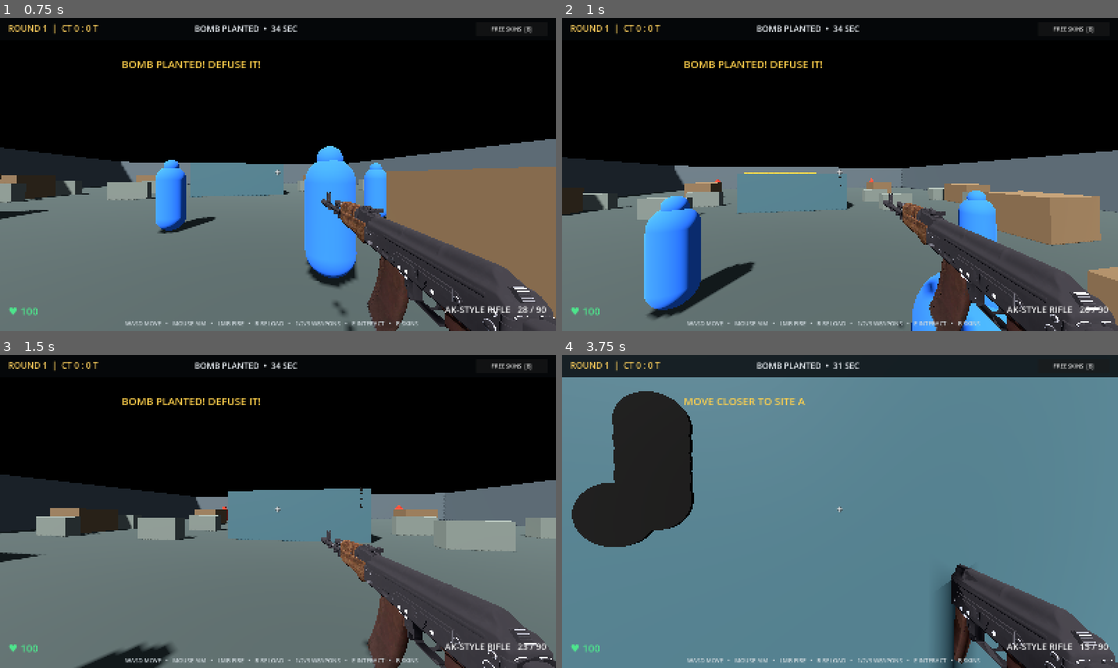
Above: before the commit, frames 1-4 (two rows, left to right).
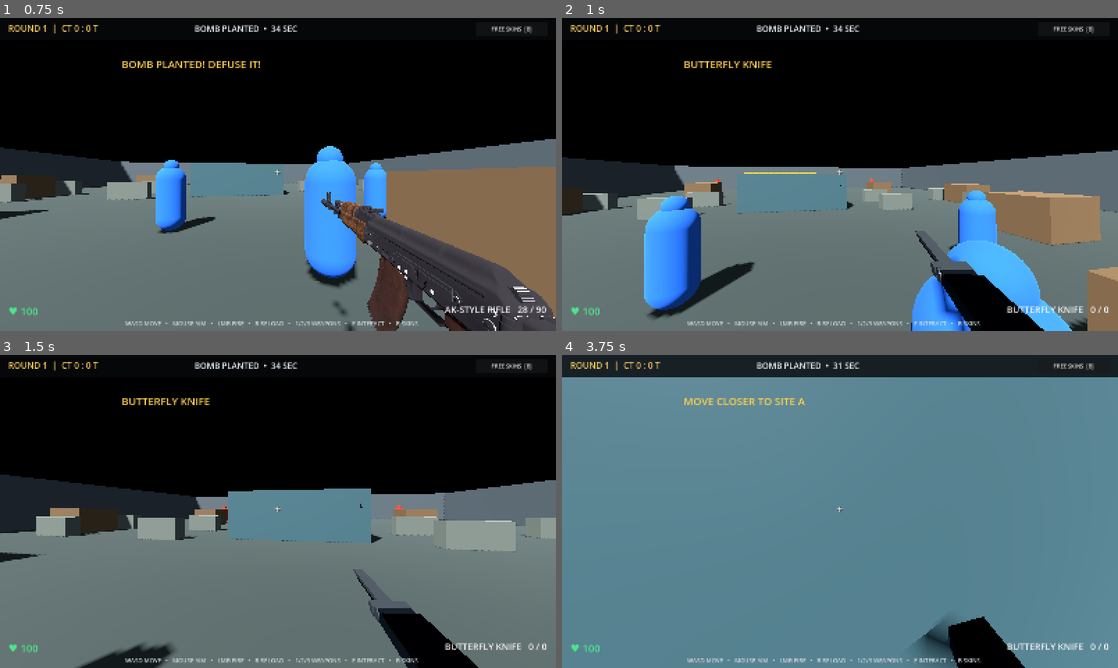
Above: after the commit, the same moments.

Repository: a89526425040-creator/ks2
Game: Godot game, scene res://Main.tscn
The game is run twice, just before and just after one commit, with the same random seed, the same clock (stepped at 60 frames per second) and the same inputs.
Inputs (mouse positions are in pixels of both pictures, inside the frame that each line leads up to):
- Up to frame 1 (0.75 s): tap Enter at 0.5 s; move the mouse to (305, 174) at 0.52 s; press the mouse at (305, 174) at 0.53 s; hold W (move_forward) from 0.53 s (still down)
- Up to frame 2 (1 s): keep holding W (move_forward); tap Space (jump) at 0.77 s; tap 4 at 0.8 s
- Up to frame 3 (1.5 s): keep holding W (move_forward); move the mouse to (250, 511) at 1.27 s; release the mouse at (250, 511) at 1.28 s; tap 4 at 1.35 s
- Up to frame 4 (3.75 s): keep holding W (move_forward); tap Space (jump) at 1.52, 3.02 s; tap V at 1.55, 2.1 s; move the mouse to (851, 505) at 2.02 s; press the mouse at (851, 505) at 2.03 s; move the mouse to (834, 517) at 2.77 s; release the mouse at (834, 517) at 2.78 s; click (834, 517) at 2.85 s; tap 4 at 3.05 s; move the mouse to (878, 514) at 3.52 s; tap E (interact) at 3.6 s

Frame 1 is identical in both runs. In frame 2, 8.6% of the frame differs, in the area x 23-100%, y 13-100%; in frame 3, 8.6%; in frame 4, 14%, in the area x 1-100%, y 11-100%.

Commit message:
Add butterfly knife weapon with inspect and melee attack

Diff:
--- a/main.gd
+++ b/main.gd
@@ -17,10 +17,10 @@
 var ammo := 30
 var reserve_ammo := 90
 var weapon := 0
-var weapon_names := ["AK-STYLE RIFLE", "PISTOL", "SNIPER"]
-var magazine_sizes := [30, 12, 5]
-var damage_values := [28, 35, 90]
-var fire_delays := [0.105, 0.24, 0.85]
+var weapon_names := ["AK-STYLE RIFLE", "PISTOL", "SNIPER", "BUTTERFLY KNIFE"]
+var magazine_sizes := [30, 12, 5, 0]
+var damage_values := [28, 35, 90, 65]
+var fire_delays := [0.105, 0.24, 0.85, 0.48]
 var fire_clock := 0.0
 var reload_clock := 0.0
 var round_clock := ROUND_TIME
@@ -52,6 +52,12 @@
 var muzzle_flash: MeshInstance3D
 var muzzle_clock := 0.0
 var weapon_recoil := 0.0
+var knife_view: Node3D
+var knife_left_handle: Node3D
+var knife_right_handle: Node3D
+var knife_inspect_time := 0.0
+var knife_inspecting := false
+var knife_attack_time := 0.0
 var bullet_holes: Array[Node3D] = []
 var message_clock := 0.0
 var bomb_position := Vector3(0, 0, -13)
@@ -248,6 +254,7 @@
 	fallback_weapon_parts = [body, barrel, grip, weapon_magazine, weapon_bolt, muzzle_flash]
 	_load_ak_weapon()
 	_create_reload_magazine()
+	_create_butterfly_knife()
 
 func _load_ak_weapon() -> void:
 	# Load the supplied textured FBX. Keep the fallback visible until fitting succeeds.
@@ -362,6 +369,116 @@
 	parent.add_child(part)
 	return part
 
+
+
+func _create_butterfly_knife() -> void:
+	knife_view = Node3D.new()
+	knife_view.name = "ButterflyKnife"
+	knife_view.position = Vector3(0.39, -0.34, -0.62)
+	knife_view.rotation_degrees = Vector3(-8, -10, 4)
+	camera.add_child(knife_view)
+	var steel := StandardMaterial3D.new()
+	steel.albedo_color = Color(0.72, 0.77, 0.81)
+	steel.metallic = 0.92
+	steel.roughness = 0.19
+	var dark := StandardMaterial3D.new()
+	dark.albedo_color = Color(0.055, 0.067, 0.078)
+	dark.metallic = 0.82
+	dark.roughness = 0.26
+	var grip := StandardMaterial3D.new()
+	grip.albedo_color = Color(0.12, 0.14, 0.16)
+	grip.metallic = 0.48
+	grip.roughness = 0.32
+	var blade_root := Node3D.new()
+	blade_root.name = "Blade"
+	knife_view.add_child(blade_root)
+	var blade_mesh := BoxMesh.new()
+	blade_mesh.size = Vector3(0.048, 0.018, 0.40)
+	var blade := MeshInstance3D.new()
+	blade.mesh = blade_mesh
+	blade.position = Vector3(0, 0, -0.23)
+	blade.material_override = steel
+	blade_root.add_child(blade)
+	var bevel := MeshInstance3D.new()
+	var bevel_mesh := BoxMesh.new()
+	bevel_mesh.size = Vector3(0.052, 0.008, 0.32)
+	bevel.mesh = bevel_mesh
+	bevel.position = Vector3(0, -0.012, -0.20)
+	bevel.material_override = dark
+	blade_root.add_child(bevel)
+	var guard := MeshInstance3D.new()
+	var guard_mesh := BoxMesh.new()
+	guard_mesh.size = Vector3(0.12, 0.035, 0.045)
+	guard.mesh = guard_mesh
+	guard.position = Vector3(0, 0, -0.015)
+	guard.material_override = steel
+	blade_root.add_child(guard)
+	for side in [-1, 1]:
+		var pivot := Node3D.new()
+		pivot.position = Vector3(float(side) * 0.025, 0, 0.02)
+		knife_view.add_child(pivot)
+		var handle := MeshInstance3D.new()
+		var handle_mesh := BoxMesh.new()
+		handle_mesh.size = Vector3(0.052, 0.043, 0.36)
+		handle.mesh = handle_mesh
+		handle.position = Vector3(0, 0, 0.18)
+		handle.material_override = grip
+		pivot.add_child(handle)
+		var scale_panel := MeshInstance3D.new()
+		var panel_mesh := BoxMesh.new()
+		panel_mesh.size = Vector3(0.055, 0.012, 0.25)
+		scale_panel.mesh = panel_mesh
+		scale_panel.position = Vector3(0, 0.027, 0.18)
+		scale_panel.material_override = dark
+		pivot.add_child(scale_panel)
+		var pin := MeshInstance3D.new()
+		var pin_mesh := CylinderMesh.new()
+		pin_mesh.top_radius = 0.022
+		pin_mesh.bottom_radius = 0.022
+		pin_mesh.height = 0.062
+		pin.mesh = pin_mesh
+		pin.rotation.z = PI / 2.0
+		pin.material_override = steel
+		pivot.add_child(pin)
+		if side < 0: knife_left_handle = pivot
+		else: knife_right_handle = pivot
+	knife_view.visible = false
+
+func _update_butterfly_knife(delta: float) -> void:
+	if not is_instance_valid(knife_view): return
+	knife_attack_time = maxf(0.0, knife_attack_time - delta)
+	var t := Time.get_ticks_msec() * 0.001
+	knife_view.position = Vector3(0.39, -0.34 + sin(t * 2.2) * 0.006, -0.62)
+	var angle := 0.0
+	if knife_inspecting:
+		knife_inspect_time += delta
+		var p := clampf(knife_inspect_time / 1.15, 0.0, 1.0)
+		angle = PI + sin(p * PI * 5.0) * 0.5 * (1.0 - p)
+		knife_view.rotation.y = sin(p * PI * 2.0) * 0.35
+		if p >= 1.0:
+			knife_inspecting = false
+			knife_view.rotation.y = 0.0
+	elif knife_attack_time > 0.0:
+		var p := 1.0 - knife_attack_time / 0.32
+		knife_view.rotation.x = -0.85 * sin(p * PI)
+	else:
+		knife_view.rotation.x = 0.0
+	if is_instance_valid(knife_left_handle): knife_left_handle.rotation.x = angle
+	if is_instance_valid(knife_right_handle): knife_right_handle.rotation.x = -angle
+
+func _knife_attack() -> void:
+	if knife_attack_time > 0.0 or knife_inspecting: return
+	knife_attack_time = 0.32
+	var start := camera.global_position
+	var finish := start + (-camera.global_transform.basis.z * 2.2)
+	var query := PhysicsRayQueryParameters3D.create(start, finish)
+	query.exclude = [player.get_rid()]
+	var hit := get_world_3d().direct_space_state.intersect_ray(query)
+	if not hit.is_empty():
+		var target: Object = hit.collider
+		if target is CharacterBody3D and target.has_method("take_damage"):
+			target.take_damage(65, player)
+			_show_message("KNIFE HIT", 0.5)
 
 func _create_reload_magazine() -> void:
 	reload_magazine = MeshInstance3D.new()
@@ -703,6 +820,10 @@
 	if event.is_action_pressed("weapon_1"): _select_weapon(0)
 	if event.is_action_pressed("weapon_2"): _select_weapon(1)
 	if event.is_action_pressed("weapon_3"): _select_weapon(2)
+	if event is InputEventKey and event.pressed and not event.echo and event.keycode == KEY_4: _select_weapon(3)
+	if event is InputEventKey and event.pressed and not event.echo and event.keycode == KEY_V and weapon == 3:
+		knife_inspecting = true
+		knife_inspect_time = 0.0
 
 func _physics_process(delta: float) -> void:
 	if match_over:
@@ -743,6 +864,11 @@
 	fire_clock = maxf(0, fire_clock-delta)
 	weapon_recoil = move_toward(weapon_recoil, 0.0, delta * 1.8)
 	muzzle_clock = maxf(0.0, muzzle_clock - delta)
+	if weapon == 3:
+		if is_instance_valid(weapon_view): weapon_view.visible = false
+		_update_butterfly_knife(delta)
+		return
+	if is_instance_valid(weapon_view): weapon_view.visible = true
 	if is_instance_valid(weapon_view):
 		var bob := sin(Time.get_ticks_msec() * 0.012) * 0.006
 		weapon_view.position = Vector3(0.34, -0.28 + bob, -0.58 + weapon_recoil)
@@ -816,6 +942,9 @@
 				weapon_view.rotation = Vector3.ZERO
 
 func _fire() -> void:
+	if weapon == 3:
+		_knife_attack()
+		return
 	if ammo <= 0:
 		_reload()
 		return
@@ -892,7 +1021,7 @@
 			oldest.queue_free()
 
 func _reload() -> void:
-	if reload_clock > 0 or ammo >= magazine_sizes[weapon] or reserve_ammo <= 0:
+	if weapon == 3 or reload_clock > 0 or ammo >= magazine_sizes[weapon] or reserve_ammo <= 0:
 		return
 	reload_duration = [1.8,1.3,2.5][weapon]
 	reload_clock = reload_duration
@@ -904,17 +1033,22 @@
 	_show_message("RELOADING...", reload_duration)
 
 func _select_weapon(index: int) -> void:
-	weapon = clampi(index,0,2)
+	weapon = clampi(index,0,3)
+	if is_instance_valid(weapon_view): weapon_view.visible = weapon != 3
+	if is_instance_valid(knife_view): knife_view.visible = weapon == 3
+	knife_inspecting = false
+	knife_attack_time = 0.0
 	if is_instance_valid(imported_weapon):
 		imported_weapon.visible = weapon == 0
-	_apply_weapon_skin(weapon)
+	if weapon < 3:
+		_apply_weapon_skin(weapon)
 	if is_instance_valid(reload_magazine):
 		reload_magazine.visible = weapon == 0 and reload_clock <= 0.0
 		for part in fallback_weapon_parts:
 			if is_instance_valid(part):
 				part.visible = weapon != 0
 	ammo = mini(ammo,magazine_sizes[weapon])
-	reserve_ammo = [90,48,20][weapon]
+	reserve_ammo = [90,48,20,0][weapon]
 	_show_message(weapon_names[weapon],1.0)
 
 func _interact() -> void:
@@ -993,7 +1127,7 @@
 	bomb_clock = 35.0
 	player_health = 100
 	ammo = magazine_sizes[weapon]
-	reserve_ammo = [90,48,20][weapon]
+	reserve_ammo = [90,48,20,0][weapon]
 	player.position = Vector3(0,1.1,17)
 	for b in bots:
 		b.queue_free()
